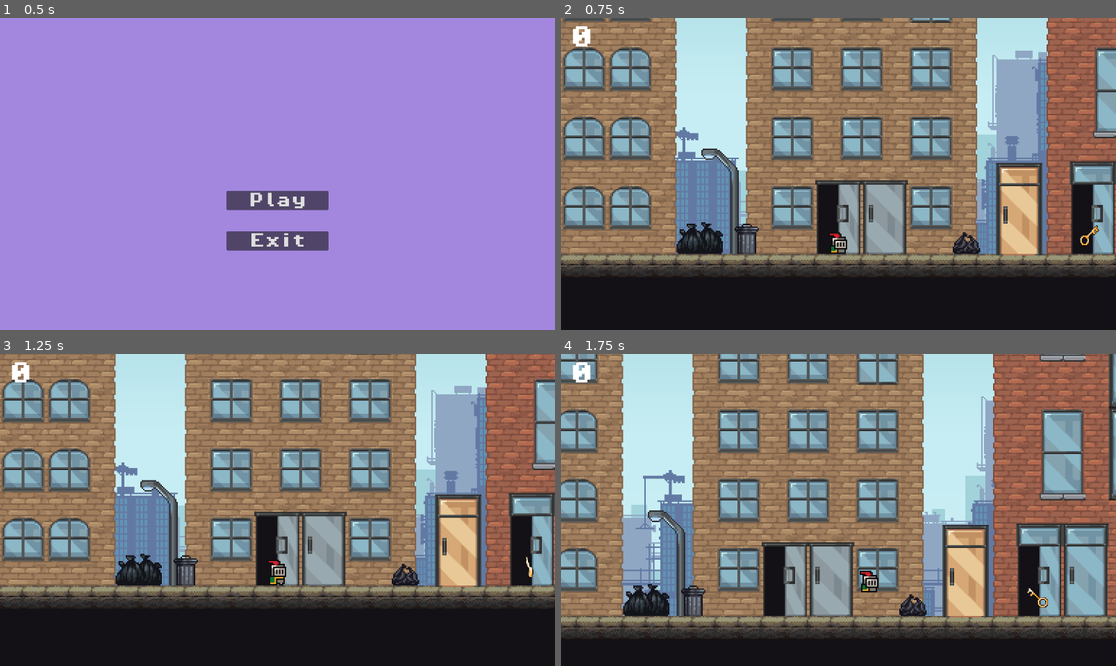
Above: before the commit, frames 1-4 (two rows, left to right).
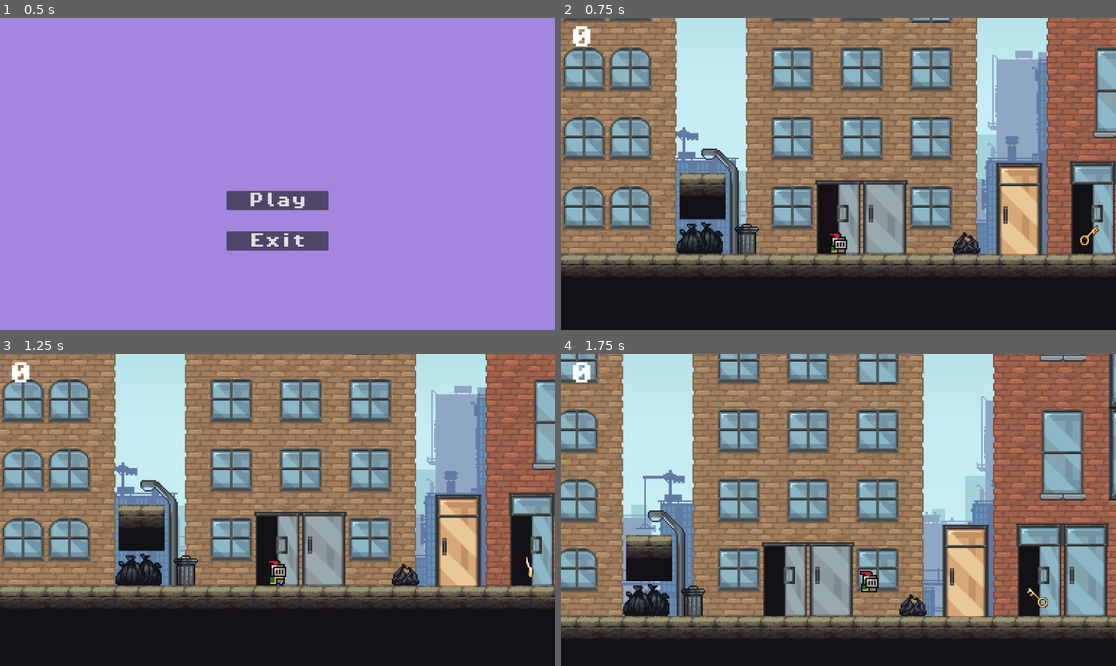
Above: after the commit, the same moments.

Repository: naziae23/brackeys-game-jam-2026
Game: Godot game, scene res://scenes/main.tscn
Two runs of this game, one before a commit and one after it. Both use one fixed random seed, a clock stepped at 60 frames per second and the inputs below.
Inputs:
- Up to frame 1 (0.5 s): no input
- Up to frame 2 (0.75 s): click "Play" at 0.5 s
- Up to frame 3 (1.25 s): no input
- Up to frame 4 (1.75 s): hold D (move_right) from 1.28 s (still down); tap Space (dash) at 1.35 s; tap W (move_up) at 1.52 s

Frame 1 is identical in both runs. In frame 2, 1.3% of the frame differs, in the area x 21-30%, y 49-65%; in frame 3, 1.3%; in frame 4, 1.3%.

Commit message:
breaking tiles work, added an example to level 0

Diff:
--- a/scenes/breakable_tile.tscn
+++ b/scenes/breakable_tile.tscn
@@ -15,6 +15,7 @@
 shape = SubResource("RectangleShape2D_g2863")
 
 [node name="Area2D" type="Area2D" parent="." unique_id=313100256]
+collision_mask = 2
 
 [node name="Detector" type="CollisionShape2D" parent="Area2D" unique_id=268101675]
 shape = SubResource("RectangleShape2D_2qbxc")
--- a/scenes/levels/level_0.tscn
+++ b/scenes/levels/level_0.tscn
@@ -12,6 +12,7 @@
 [ext_resource type="PackedScene" uid="uid://c4sctf2tdbm14" path="res://scenes/winzone.tscn" id="12_4mw86"]
 [ext_resource type="PackedScene" uid="uid://dox5e8j2gni4j" path="res://scenes/collectable.tscn" id="13_ubciw"]
 [ext_resource type="PackedScene" uid="uid://wdehdf77r3ei" path="res://scenes/winzone_locked.tscn" id="14_gj3kh"]
+[ext_resource type="PackedScene" uid="uid://cl4v8objt65r" path="res://scenes/breakable_tile.tscn" id="14_myogd"]
 [ext_resource type="PackedScene" uid="uid://fbd4cndn36lf" path="res://scenes/key.tscn" id="15_myogd"]
 
 [sub_resource type="TileSetAtlasSource" id="TileSetAtlasSource_1q7iv"]
@@ -1041,6 +1042,88 @@
 [sub_resource type="WorldBoundaryShape2D" id="WorldBoundaryShape2D_p57ef"]
 distance = -346.0
 
+[sub_resource type="AtlasTexture" id="AtlasTexture_gj3kh"]
+atlas = ExtResource("6_0qejo")
+region = Rect2(0, 0, 416, 128)
+
+[sub_resource type="Animation" id="Animation_myogd"]
+resource_name = "Breaking"
+tracks/0/type = "bezier"
+tracks/0/imported = false
+tracks/0/enabled = true
+tracks/0/path = NodePath("Sprite2D:frame")
+tracks/0/interp = 1
+tracks/0/loop_wrap = true
+tracks/0/keys = {
+"handle_modes": PackedInt32Array(0),
+"points": PackedFloat32Array(4, -0.16666667, -0.6666667, 0, 0),
+"times": PackedFloat32Array(0.43333334)
+}
+
+[sub_resource type="Animation" id="Animation_gj3kh"]
+resource_name = "Broken"
+tracks/0/type = "bezier"
+tracks/0/imported = false
+tracks/0/enabled = true
+tracks/0/path = NodePath("Sprite2D:frame")
+tracks/0/interp = 1
+tracks/0/loop_wrap = true
+tracks/0/keys = {
+"handle_modes": PackedInt32Array(0),
+"points": PackedFloat32Array(9, -0.25, 0, 0.25, 0),
+"times": PackedFloat32Array(0)
+}
+
+[sub_resource type="Animation" id="Animation_s4l03"]
+resource_name = "Normal"
+loop_mode = 1
+tracks/0/type = "value"
+tracks/0/imported = false
+tracks/0/enabled = true
+tracks/0/path = NodePath("Sprite2D:frame_coords")
+tracks/0/interp = 1
+tracks/0/loop_wrap = true
+tracks/0/keys = {
+"times": PackedFloat32Array(0),
+"transitions": PackedFloat32Array(1),
+"update": 1,
+"values": [Vector2i(1, 0)]
+}
+
+[sub_resource type="Animation" id="Animation_ypncs"]
+length = 0.001
+tracks/0/type = "value"
+tracks/0/imported = false
+tracks/0/enabled = true
+tracks/0/path = NodePath("Sprite2D:frame_coords")
+tracks/0/interp = 1
+tracks/0/loop_wrap = true
+tracks/0/keys = {
+"times": PackedFloat32Array(0),
+"transitions": PackedFloat32Array(1),
+"update": 1,
+"values": [Vector2i(1, 0)]
+}
+tracks/1/type = "bezier"
+tracks/1/imported = false
+tracks/1/enabled = true
+tracks/1/path = NodePath("Sprite2D:frame")
+tracks/1/interp = 1
+tracks/1/loop_wrap = true
+tracks/1/keys = {
+"handle_modes": PackedInt32Array(0),
+"points": PackedFloat32Array(4, -0.25, 0, 0.25, 0),
+"times": PackedFloat32Array(0)
+}
+
+[sub_resource type="AnimationLibrary" id="AnimationLibrary_0qejo"]
+_data = {
+&"Breaking": SubResource("Animation_myogd"),
+&"Broken": SubResource("Animation_gj3kh"),
+&"Normal": SubResource("Animation_s4l03"),
+&"RESET": SubResource("Animation_ypncs")
+}
+
 [node name="Level_0" type="Node2D" unique_id=1923879512]
 script = ExtResource("1_1q7iv")
 
@@ -1104,3 +1187,18 @@
 
 [node name="Winzone_Locked" parent="." unique_id=689841473 instance=ExtResource("14_gj3kh")]
 position = Vector2(125, -15)
+
+[node name="BreakableTile" parent="." unique_id=1478527711 node_paths=PackedStringArray("sprite", "animator") instance=ExtResource("14_myogd")]
+position = Vector2(-94, -24)
+platformTexture = SubResource("AtlasTexture_gj3kh")
+sprite = NodePath("Sprite2D")
+animator = NodePath("AnimationPlayer")
+
+[node name="AnimationPlayer" type="AnimationPlayer" parent="BreakableTile" unique_id=118809480]
+libraries/ = SubResource("AnimationLibrary_0qejo")
+
+[node name="Sprite2D" type="Sprite2D" parent="BreakableTile" unique_id=1209006510]
+texture = SubResource("AtlasTexture_gj3kh")
+hframes = 13
+vframes = 4
+frame = 4
